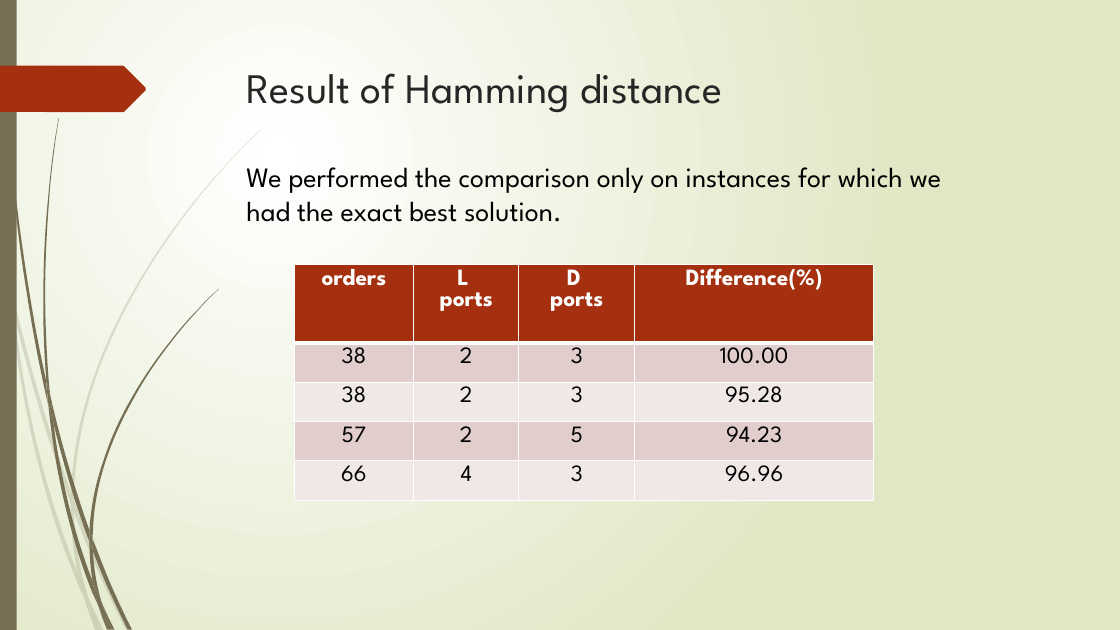
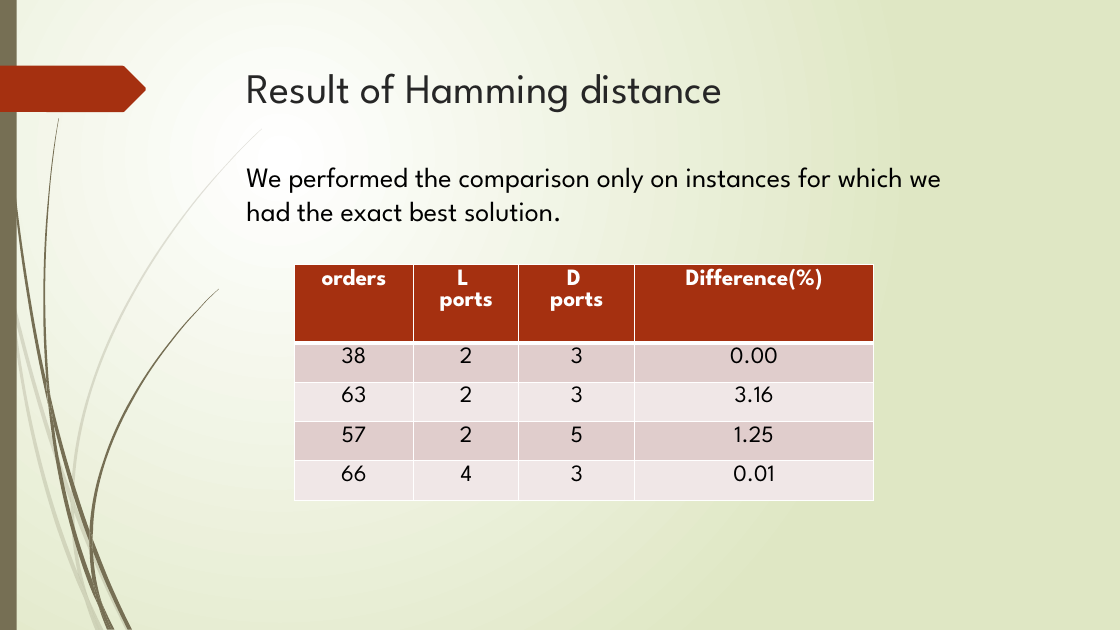
Before and after one commit to r-kurosu/kline_new, a slide deck: slide 53 of 竹田_修論発表.pptx. Drawn at 1120x630 pixels with LibreOffice and Linux fonts; fonts in the diff are those of the drawing. Boxes give left, top, right and bottom in pixels: in the first picture for what was removed or moved away, otherwise in the second. Text is boxed around its words. In the diff, an @@ line names an element or a change of style, - is before the commit and + after.

Commit message:
解の誤差のスライドを修正 サマリーとかの文章は変えてない

```diff
--- a/竹田_修論発表.pptx
+++ b/竹田_修論発表.pptx
@@ table at [294,265,874,501] @@
-row 2, column 4: 100.00
+row 2, column 4: 0.00
-row 3, column 1: 38
+row 3, column 1: 63
-row 3, column 4: 95.28
+row 3, column 4: 3.16
-row 4, column 4: 94.23
+row 4, column 4: 1.25
-row 5, column 4: 96.96
+row 5, column 4: 0.01
```
